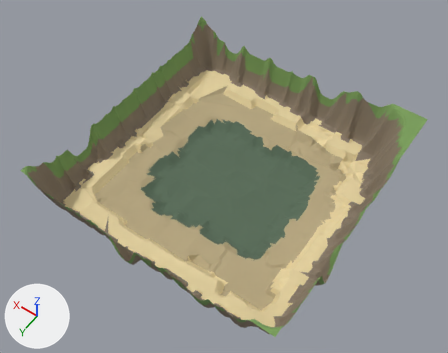
One commit to the Blender file public/models/world.blend: the scene before it, then after it.
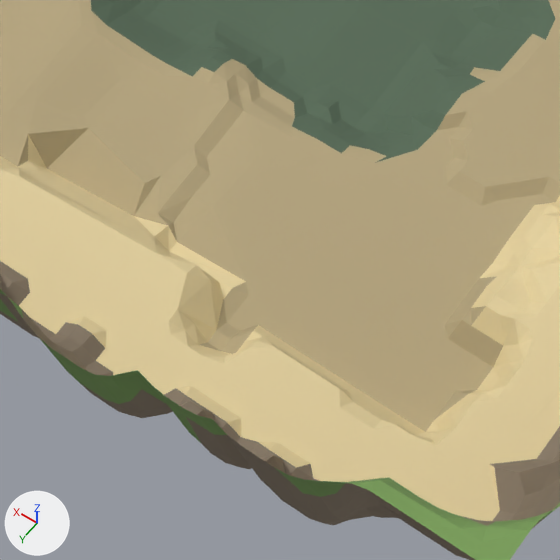
The first picture shows the older version from a camera (50 mm lens) standing at (-119.0, 173.0, 262.0) and looking at (1.0, 5.0, -2.0). The close-ups show the older and then the newer version on the part from 41% to 64% of the width and 65% to 95% of the height of that picture. Only the edits that show in the close-ups are written down. Every picture has the same lights, and +X, +Y and +Z are marked at lower left.

In view in the first close-up: 'terrain'.
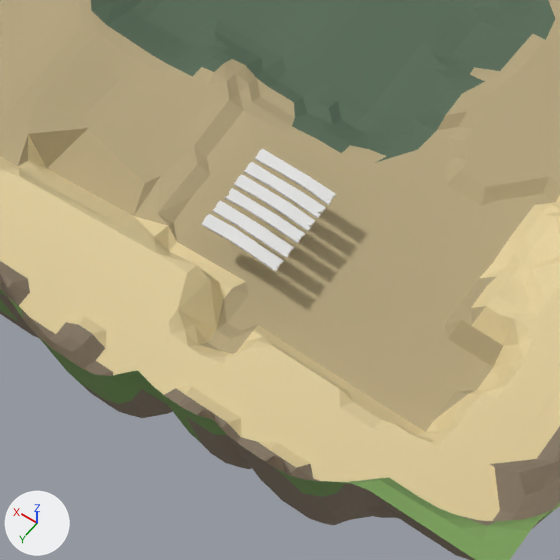
Boxes [x1, y1, x2, y2] around the edits, measured in the close-ups (560 x 560 px):
'Cube.003', added
    after: [201, 214, 284, 272]
'Cube.001', added
    after: [212, 200, 294, 259]
'Cube.004', added
    after: [234, 174, 315, 232]
'Cube.006', added
    after: [244, 162, 326, 219]
'Cube.005', added
    after: [255, 149, 336, 205]
'Cube.002', added
    after: [225, 188, 305, 244]

Patch to the scene script:
```diff
--- a/public/models/world.blend.py
+++ b/public/models/world.blend.py
@@ me_cube_009 @@
+me_cube_009.from_pydata(...)  # 48 vertices, 38 faces; spans x -0.64..0.68, y -4.16..4.27, z -0.13..0.26
@@ me_cube_008 @@
+me_cube_008.from_pydata(...)  # 48 vertices, 38 faces; spans x -0.64..0.68, y -4.16..4.27, z -0.13..0.26
@@ me_cube_007 @@
+me_cube_007.from_pydata(...)  # 48 vertices, 38 faces; spans x -0.64..0.71, y -4.16..4.27, z -0.13..0.26
@@ me_cube_006 @@
+me_cube_006.from_pydata(...)  # 48 vertices, 38 faces; spans x -0.55..0.68, y -4.16..4.08, z -0.13..0.26
@@ me_cube_005 @@
+me_cube_005.from_pydata(...)  # 48 vertices, 38 faces; spans x -0.64..0.69, y -4.16..4.23, z -0.13..0.26
@@ me_cube_003 @@
+me_cube_003.from_pydata(...)  # 48 vertices, 38 faces; spans x -0.64..0.82, y -4.16..4.27, z -0.13..0.26
@@ ob_cube_006 @@
+ob_cube_006 = bpy.data.objects.new('Cube.006', me_cube_009)
+ob_cube_006.location = (-32.9, 42.2, -10.8)
+ob_cube_006.rotation_euler = (0.0, 0.0, -1.572)  # degrees (0, 0, -90)
@@ ob_cube_005 @@
+ob_cube_005 = bpy.data.objects.new('Cube.005', me_cube_008)
+ob_cube_005.location = (-32.9, 40.5, -10.8)
+ob_cube_005.rotation_euler = (0.0, 0.0, -1.572)  # degrees (0, 0, -90)
@@ ob_cube_004 @@
+ob_cube_004 = bpy.data.objects.new('Cube.004', me_cube_007)
+ob_cube_004.location = (-32.9, 43.9, -10.8)
+ob_cube_004.rotation_euler = (0.0, 0.0, -1.572)  # degrees (0, 0, -90)
@@ ob_cube_002 @@
+ob_cube_002 = bpy.data.objects.new('Cube.002', me_cube_006)
+ob_cube_002.location = (-32.9, 45.6, -10.8)
+ob_cube_002.rotation_euler = (0.0, 0.0, -1.572)  # degrees (0, 0, -90)
@@ ob_cube_001 @@
+ob_cube_001 = bpy.data.objects.new('Cube.001', me_cube_005)
+ob_cube_001.location = (-32.9, 47.3, -10.8)
+ob_cube_001.rotation_euler = (0.0, 0.0, -1.572)  # degrees (0, 0, -90)
@@ ob_cube_003 @@
+ob_cube_003 = bpy.data.objects.new('Cube.003', me_cube_003)
+ob_cube_003.location = (-32.9, 49.0, -10.8)
+ob_cube_003.rotation_euler = (0.0, 0.0, -1.572)  # degrees (0, 0, -90)
```
